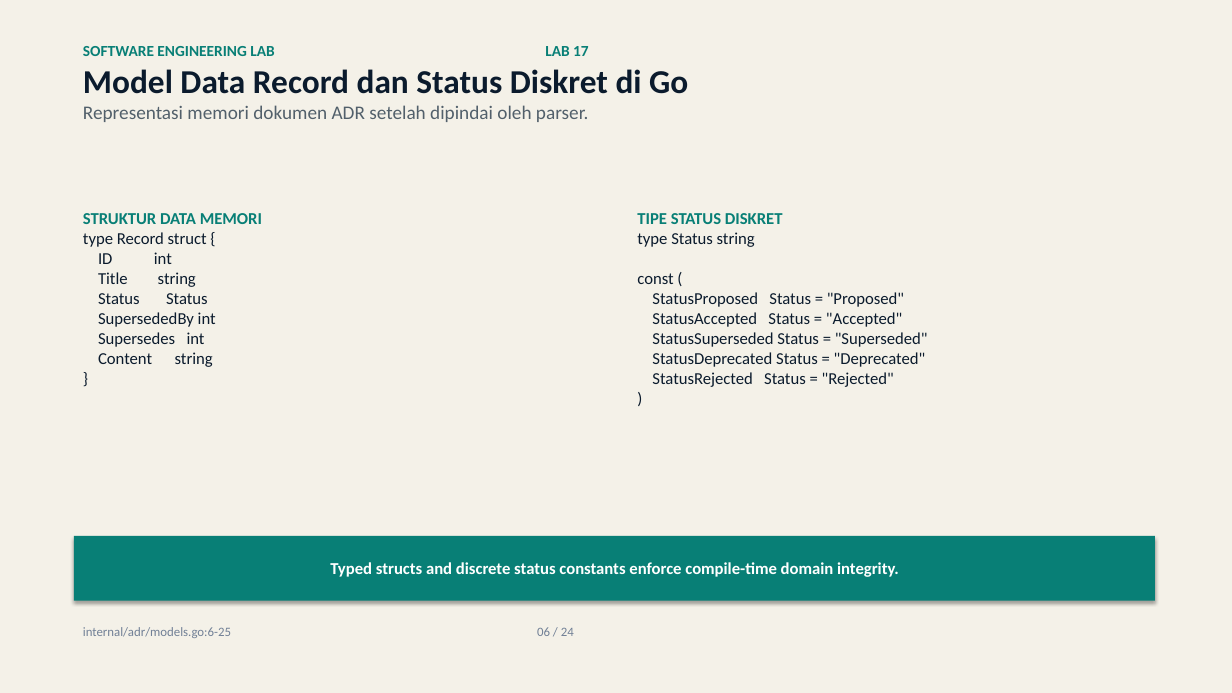
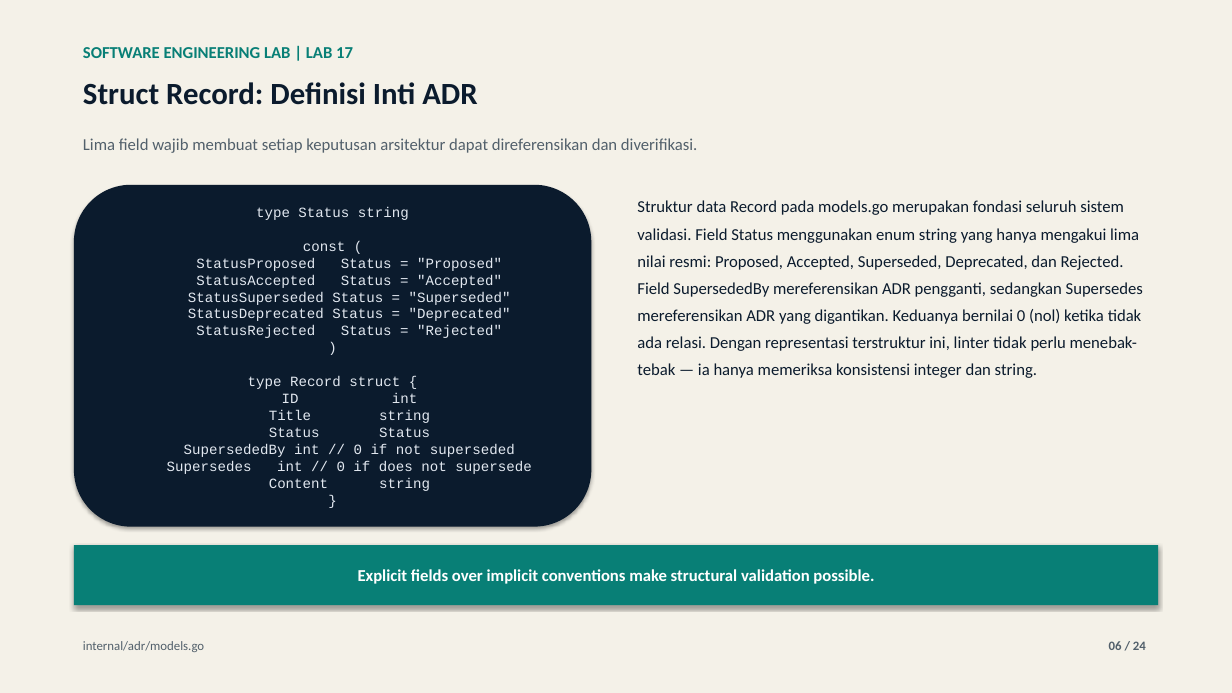
Before and after one commit to lukman-ss/software-engineering-lab, a slide deck: slide 6 of labs/17-architecture-decision-record/result/linkedin/lab-17-architecture-decision-record-carousel.pptx. Drawn at 1232x693 pixels with LibreOffice and Linux fonts; fonts in the diff are those of the drawing. Boxes give left, top, right and bottom in pixels: in the first picture for what was removed or moved away, otherwise in the second. Text is boxed around its words. In the diff, an @@ line names an element or a change of style, - is before the commit and + after.

Commit message:
feat(17-architecture-decision-record): auto-commit after 10-publication-designer

```diff
--- a/labs/17-architecture-decision-record/result/linkedin/lab-17-architecture-decision-record-carousel.pptx
+++ b/labs/17-architecture-decision-record/result/linkedin/lab-17-architecture-decision-record-carousel.pptx
@@ text at bbox=[83, 47, 353, 58]: text changed; size 15 to 13 pt; text colour #52606B to #087F76 @@
-SOFTWARE ENGINEERING LAB LAB 17
-Model Data Record dan Status Diskret di Go
-Representasi memori dokumen ADR setelah dipindai oleh parser.
+SOFTWARE ENGINEERING LAB | LAB 17
@@ text added at bbox=[83, 82, 477, 105], 24 pt, text #0B1B2D, bold @@
+Struct Record: Definisi Inti ADR
@@ text added at bbox=[83, 138, 697, 153], 13 pt, text #52606B @@
+Lima field wajib membuat setiap keputusan arsitektur dapat direferensikan dan diverifikasi.
@@ rounded rectangle "type Status string const ( ...": place and size @@
-rounded rectangle "type Status string const ( ..." at bbox=[83, 213, 262, 367]
+rounded rectangle "type Status string const ( ..." at bbox=[74, 185, 592, 527]
@@ rounded rectangle "type Status string const ( ..." at bbox=[74, 185, 592, 527]: vertical alignment top to middle; fill none to #0B1B2D; shadow on @@
@@ text in rounded rectangle at bbox=[167, 207, 531, 491]: text changed; size 13 to 11 pt; font Calibri to Courier New; text colour #0B1B2D to #E2E8F0 @@
-STRUKTUR DATA MEMORI
-type Record struct {
-ID int
-Title string
-Status Status
-SupersededBy int
-Supersedes int
-Content string
-}
+type Status string
+const (
+StatusProposed Status = "Proposed"
+StatusAccepted Status = "Accepted"
+StatusSuperseded Status = "Superseded"
+StatusDeprecated Status = "Deprecated"
+StatusRejected Status = "Rejected"
+)
+type Record struct {
+ID int
+Title string
+Status Status
+SupersededBy int // 0 if not superseded
+Supersedes int // 0 if does not supersede
+Content string
+}
@@ text added at bbox=[637, 200, 1143, 378], 13 pt, text #0B1B2D @@
+Struktur data Record pada models.go merupakan fondasi seluruh sistem validasi. Field Status menggunakan enum string yang hanya mengakui lima nilai resmi: Proposed, Accepted, Superseded, Deprecated, dan Rejected. Field SupersededBy mereferensikan ADR pengganti, sedangkan Supersedes mereferensikan ADR yang digantikan. Keduanya bernilai 0 (nol) ketika tidak ada relasi. Dengan representasi terstruktur ini, linter tidak perlu menebak-tebak — ia hanya memeriksa konsistensi integer dan string.
@@ text removed at bbox=[637, 213, 928, 387] @@
-TIPE STATUS DISKRET
-type Status string
-const (
-StatusProposed Status = "Proposed"
-StatusAccepted Status = "Accepted"
-StatusSuperseded Status = "Superseded"
-StatusDeprecated Status = "Deprecated"
-StatusRejected Status = "Rejected"
-)
@@ rectangle removed at bbox=[74, 536, 1155, 601] @@
-Typed structs and discrete status constants enforce compile-time domain integrity.
@@ rectangle added at bbox=[74, 545, 1158, 605], fill #087F76, 13 pt, text #FFFFFF, bold @@
+Explicit fields over implicit conventions make structural validation possible.
@@ text at bbox=[83, 641, 204, 652]: text changed; text colour #718096 to #52606B @@
-internal/adr/models.go:6-25 06 / 24
+internal/adr/models.go
@@ text added at bbox=[1109, 641, 1146, 650], 10 pt, text #52606B, bold @@
+06 / 24
```
Also in this commit, not shown: 1 other slide changed, 22 slides added, 22 slides removed, 9 other files.
